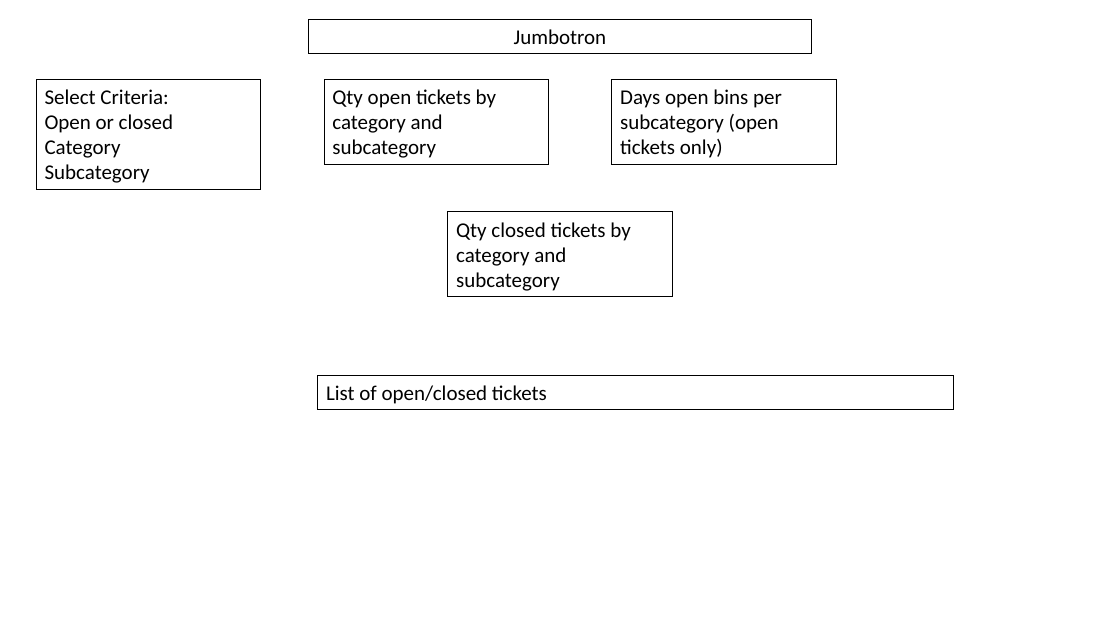
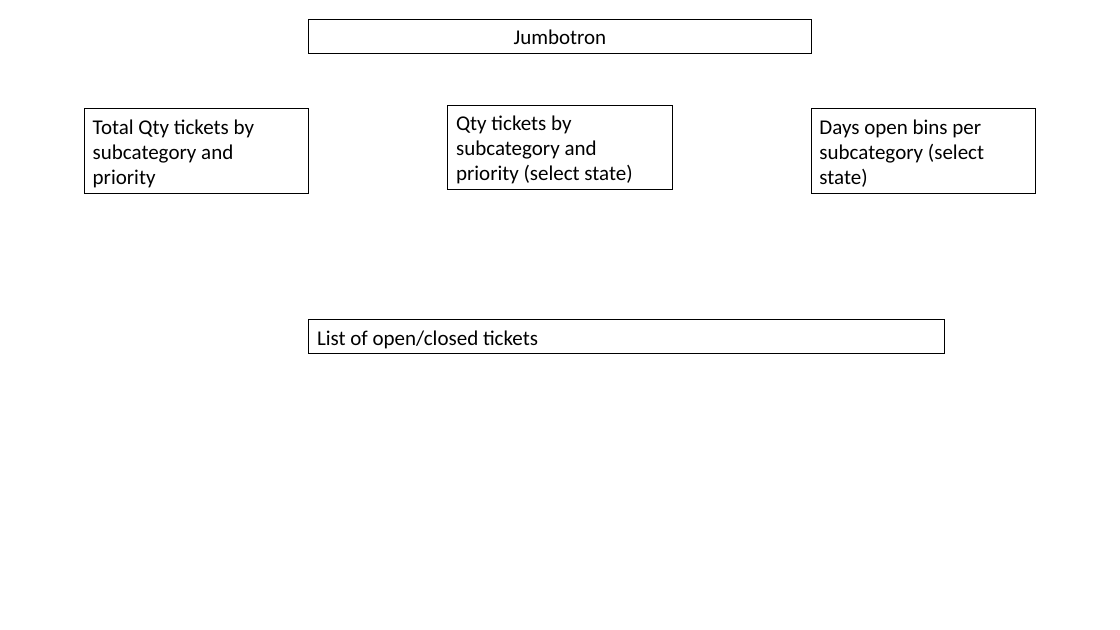
Before and after one commit to mshideler/CyberTickets, a slide deck: slide 2 of Resources/Mockup.pptx. Drawn at 1120x630 pixels with LibreOffice and Linux fonts; fonts in the diff are those of the drawing. Boxes give left, top, right and bottom in pixels: in the first picture for what was removed or moved away, otherwise in the second. Text is boxed around its words. In the diff, an @@ line names an element or a change of style, - is before the commit and + after.

```diff
--- a/Resources/Mockup.pptx
+++ b/Resources/Mockup.pptx
@@ rectangle removed at bbox=[36, 79, 260, 189] @@
-Select Criteria:
-Open or closed
-Category
-Subcategory
@@ rectangle "Total Qty tickets by subcategory ...": place and size @@
-rectangle "Total Qty tickets by subcategory ..." at bbox=[324, 79, 549, 164]
+rectangle "Total Qty tickets by subcategory ..." at bbox=[85, 109, 309, 194]
@@ text in rectangle at bbox=[93, 119, 254, 188]: text changed @@
-Qty open tickets by category and subcategory
+Total Qty tickets by subcategory and priority
@@ rectangle "Qty tickets by subcategory and ...": place and size @@
-rectangle "Qty tickets by subcategory and ..." at bbox=[448, 212, 672, 297]
+rectangle "Qty tickets by subcategory and ..." at bbox=[448, 105, 672, 190]
@@ text in rectangle at bbox=[456, 115, 632, 184]: text changed @@
-Qty closed tickets by category and subcategory
+Qty tickets by subcategory and priority (select state)
@@ rectangle "Days open bins per subcategory ...": place and size @@
-rectangle "Days open bins per subcategory ..." at bbox=[612, 79, 836, 164]
+rectangle "Days open bins per subcategory ..." at bbox=[812, 109, 1036, 194]
@@ text in rectangle at bbox=[819, 119, 984, 187]: text changed @@
-Days open bins per subcategory (open tickets only)
+Days open bins per subcategory (select state)
@@ rectangle "List of open/closed tickets": place and size @@
-rectangle "List of open/closed tickets" at bbox=[318, 376, 953, 409]
+rectangle "List of open/closed tickets" at bbox=[309, 320, 944, 354]
```
Also in this commit, not shown: 7 other files.
